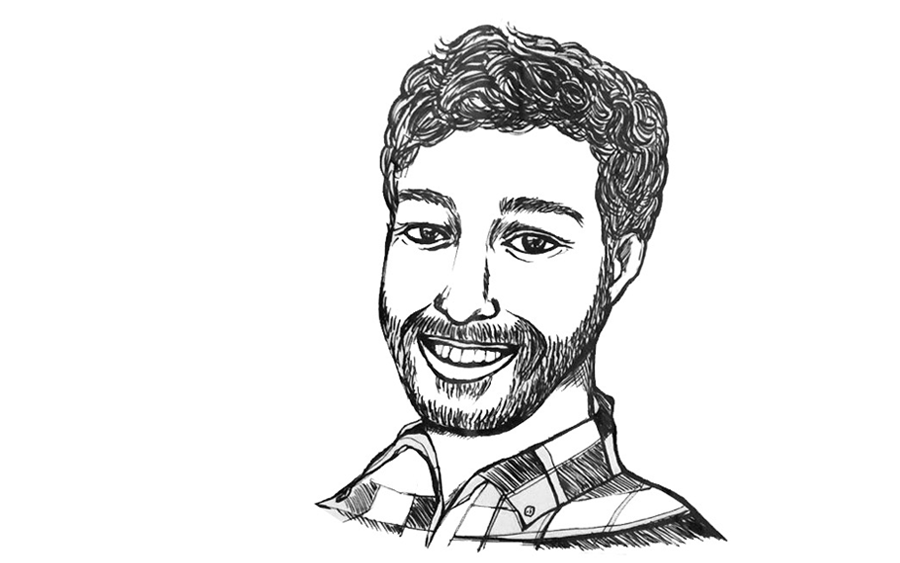
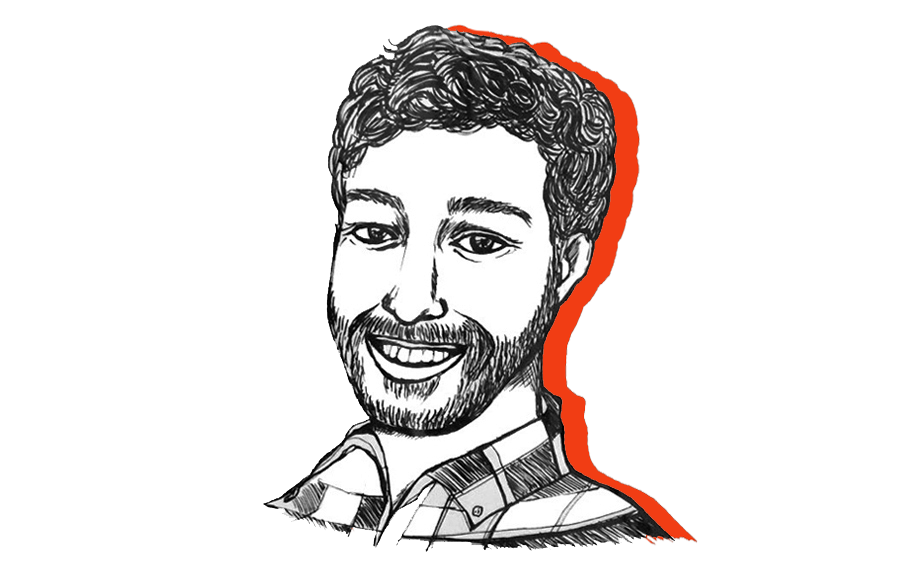
Comparing the layer stacks of the two 900 × 563 images. Changes:
added layer "Layer 2" above "Layer 1" over [263, 25, 675, 552]
painted on "Layer 1" over [263, 18, 729, 556]
removed layer "Background" over [263, 18, 729, 556]
added layer "Layer 0" over [263, 18, 729, 556]
